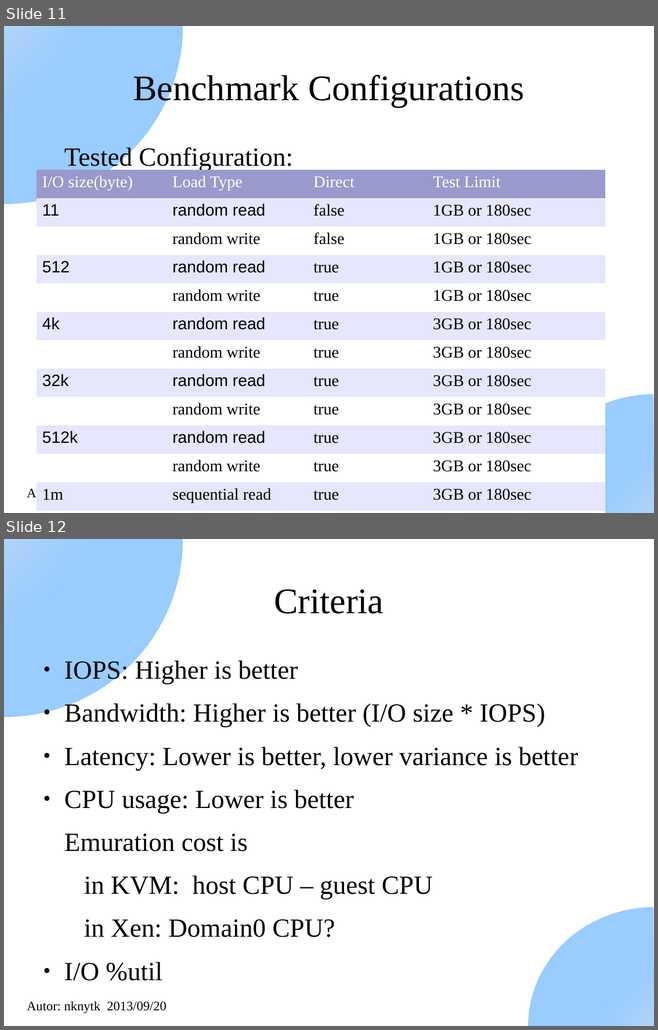
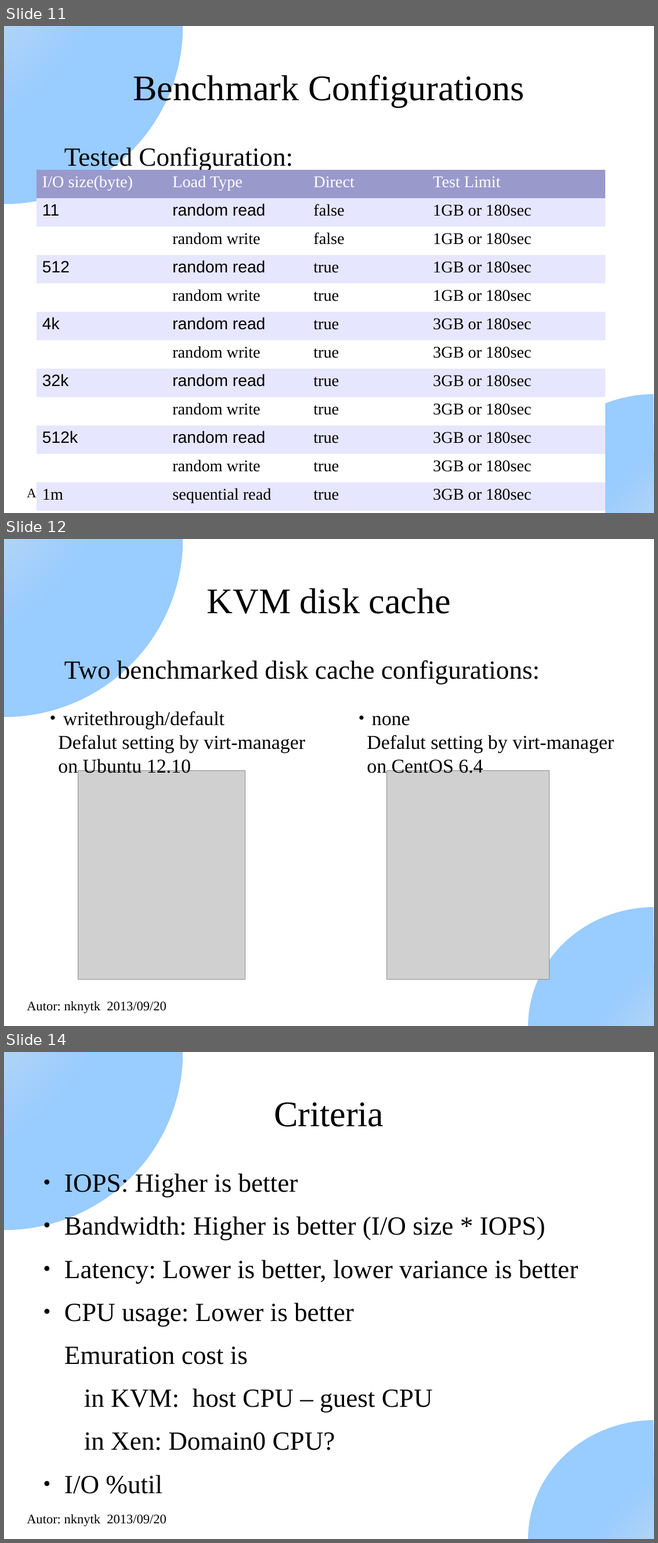
Before and after one commit to nknytk/disk-performance-xen-kvm, a slide deck: DiskPerformanceXenAndKvm.odp. Shown one above the other, each under a label of ours: slides 11 and 12 before the commit, slides 11, 12 and 14 after it; the slides between them are not shown. The pictures are 658x1030 and 658x1543 pixels, drawn with LibreOffice and Linux fonts; fonts in the diff are those of the drawing; grey boxes stand for pictures. Boxes give left, top, right and bottom in pixels: in the first picture for what was removed or moved away, otherwise in the second. Text is boxed around its words. In the diff, an @@ line names an element or a change of style, - is before the commit and + after.

Commit message:
Add explanation on KVM disk cache policy

```diff
--- a/DiskPerformanceXenAndKvm.odp
+++ b/DiskPerformanceXenAndKvm.odp
@@ slide 12 added at (4,539,654,1026), background #FFFFFF; not listed: 3 template elements that a slide beside it also shows @@
@@ title added at (206,588,451,614), 44 pt, text #000000 @@
+KVM disk cache
@@ text added at (64,658,539,684), 32 pt, text #000000 @@
+Two benchmarked disk cache configurations:
@@ text added at (43,705,305,777), 24 pt, text #000000 @@
+・writethrough/default
+Defalut setting by virt-manager
+on Ubuntu 12.10
@@ text added at (352,715,614,773), 24 pt, text #000000 @@
+・none
+Defalut setting by virt-manager
+on CentOS 6.4
@@ picture added at (78,771,245,980) @@
@@ picture added at (387,771,550,980) @@
@@ what was slide 12 is now slide 14 @@
```
Also in this commit, not shown: 8 slides changed, 2 other slides added, 1 slide removed.
